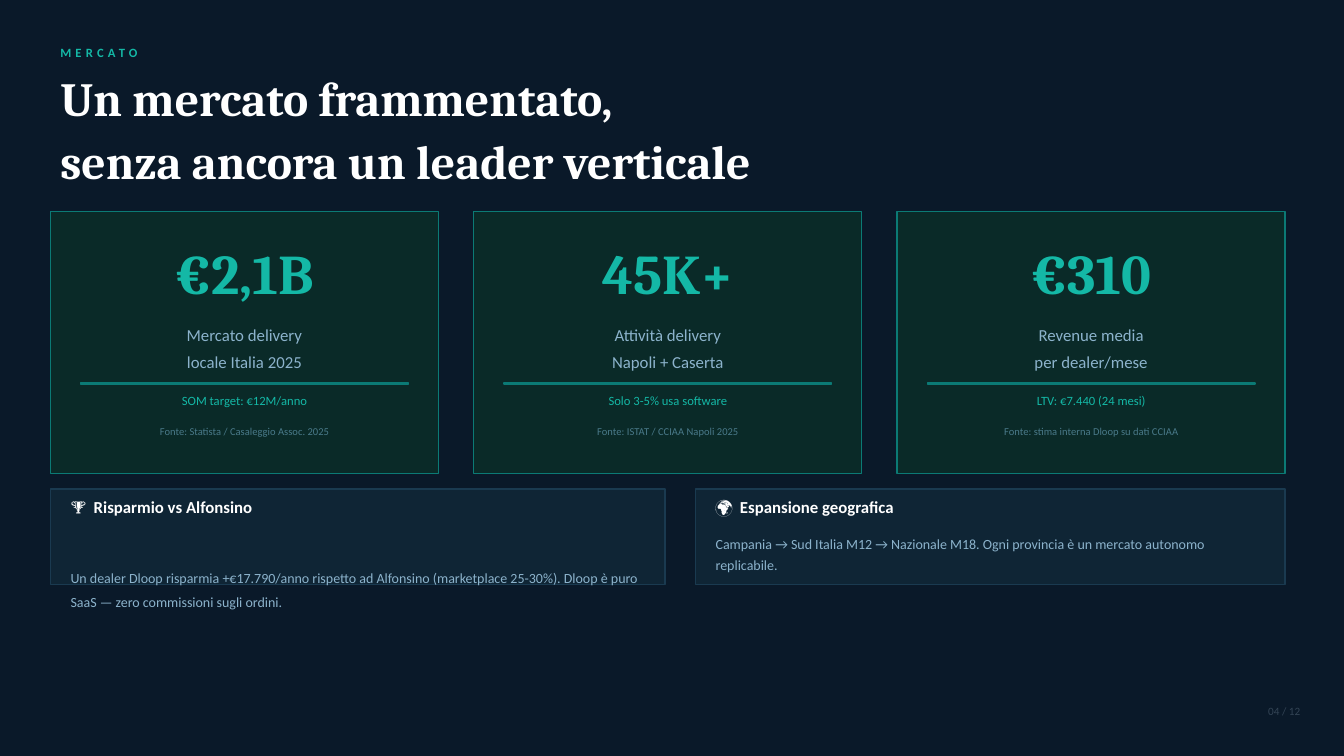
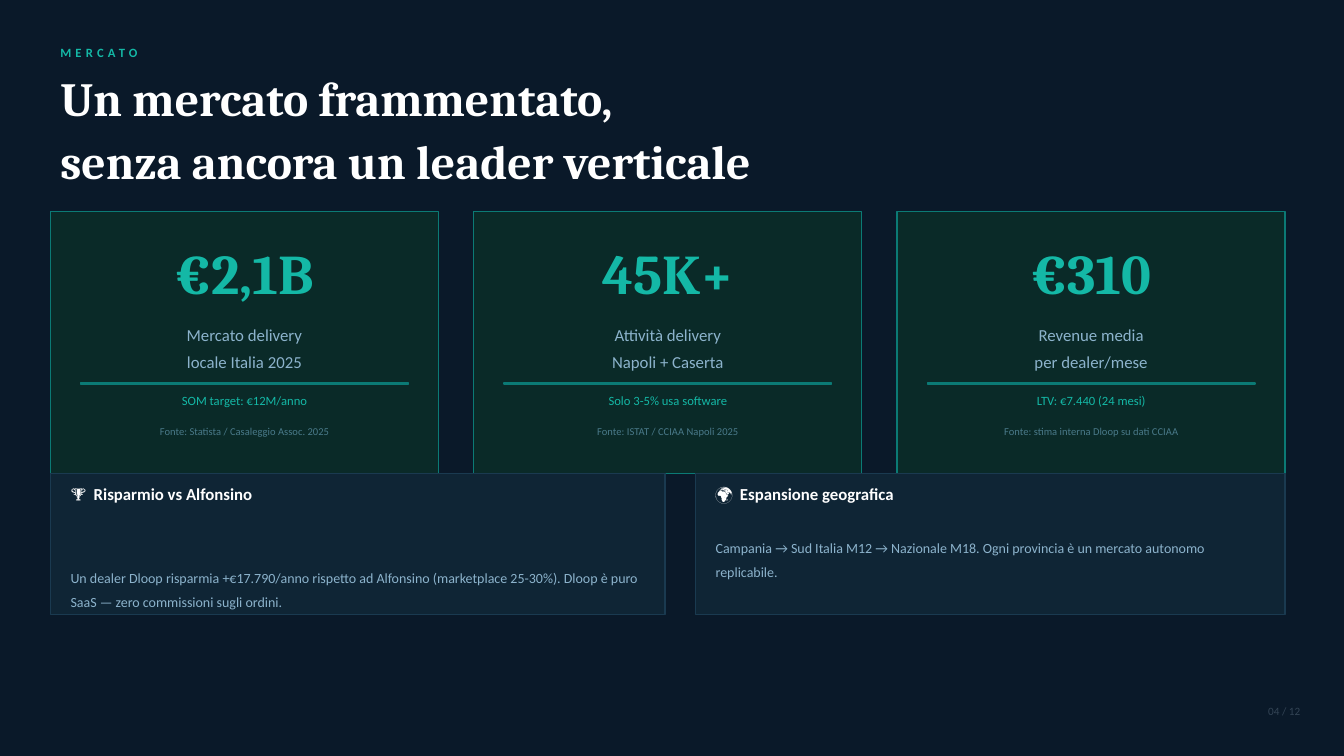
Before and after one commit to creamoj-ai/dloop-pitch-deck, a slide deck: slide 4 of 02-INVESTOR-PRESENTATIONS/DLOOP_Pitch_Deck_2026.pptx. Drawn at 1344x756 pixels with LibreOffice and Linux fonts; fonts in the diff are those of the drawing. Boxes give left, top, right and bottom in pixels: in the first picture for what was removed or moved away, otherwise in the second. Text is boxed around its words. In the diff, an @@ line names an element or a change of style, - is before the commit and + after.

Commit message:
✅ v4.4 — card Alfonsino allineata, Capterra sotto titolo

```diff
--- a/02-INVESTOR-PRESENTATIONS/DLOOP_Pitch_Deck_2026.pptx
+++ b/02-INVESTOR-PRESENTATIONS/DLOOP_Pitch_Deck_2026.pptx
@@ rectangle: place and size @@
-rectangle at [50, 489, 665, 585]
+rectangle at [50, 474, 665, 615]
@@ rectangle: place and size @@
-rectangle at [696, 489, 1286, 585]
+rectangle at [696, 474, 1286, 615]
@@ text "🏆 Risparmio vs Alfonsino": place and size @@
-text "🏆 Risparmio vs Alfonsino" at [94, 501, 252, 516]
+text "🏆 Risparmio vs Alfonsino" at [94, 488, 252, 503]
@@ text "🌍 Espansione geografica": place and size @@
-text "🌍 Espansione geografica" at [740, 501, 893, 516]
+text "🌍 Espansione geografica" at [740, 488, 893, 503]
@@ text "Campania → Sud Italia M12 ..." at [716, 543, 1204, 579]: line spacing 1.3 to 1.45 @@
```
Also in this commit, not shown: 1 other slide changed, 1 other file.
